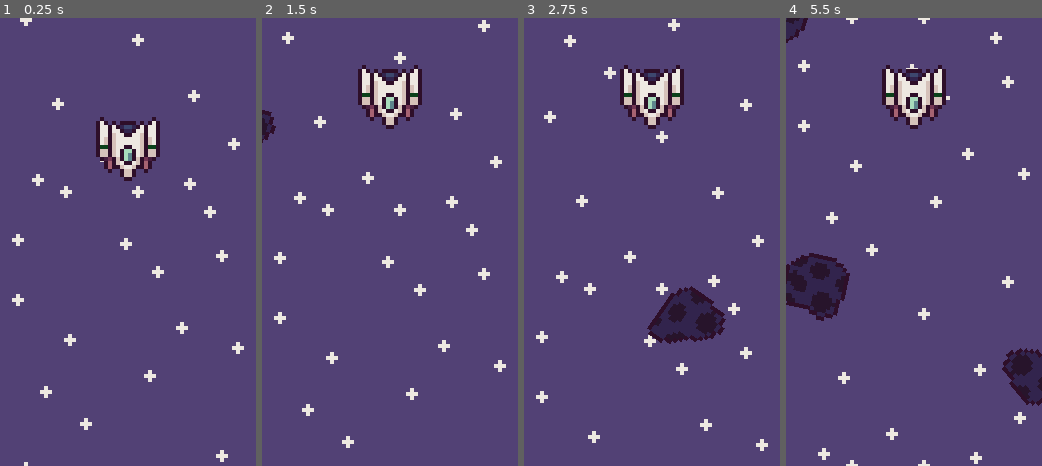
Above: before the commit, frames 1-4 (left to right).
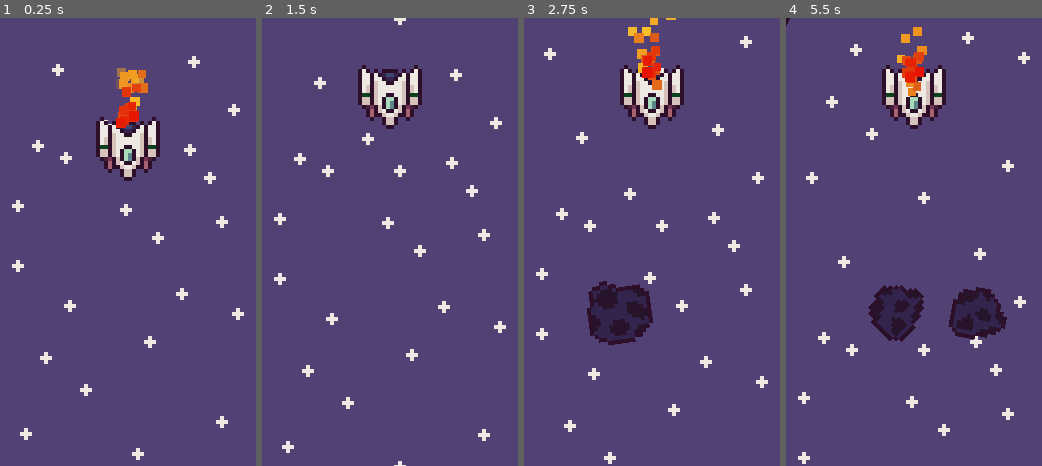
Above: after the commit, the same moments.

Repository: shadow-crafter/ROCKET-BOUNCE
Game: Godot game, scene res://scenes/game/game_scene.tscn
Two runs of this game, one before a commit and one after it. Both use one fixed random seed, a clock stepped at 60 frames per second and the inputs below.
Inputs:
- Up to frame 1 (0.25 s): no input
- Up to frame 2 (1.5 s): tap Space (THEBUTTON) at 0.6, 1.35 s
- Up to frame 3 (2.75 s): tap Space (THEBUTTON) at 2.1 s
- Up to frame 4 (5.5 s): tap Space (THEBUTTON) every 0.75 s from 2.85 to 5.1 s

The runs differ from the first frame. In frame 1, 4.1% of the frame differs, in the area x 4-96%, y 0-100%; in frame 2, 3.5%; in frame 3, 9.4%; in frame 4, 12%, in the area x 0-100%, y 0-100%.

Commit message:
added fire particles and asteroid scale variation

Diff:
--- a/scenes/Obstacles/asteroid.gd
+++ b/scenes/Obstacles/asteroid.gd
@@ -12,7 +12,9 @@
 @onready var sprite: Sprite2D = $Sprite
 
 func _ready() -> void:
+	scale *= randf_range(0.5, 1.5)
 	sprite.frame = randi_range(0, 3)
+
 	rotation_speed = deg_to_rad(randf_range(rotation_speed_min, rotation_speed_max))
 
 	linear_velocity = Vector2(randf_range(min_speed, max_speed), 0).rotated(rotation)
--- a/scenes/game/parallax.tscn
+++ b/scenes/game/parallax.tscn
@@ -8,7 +8,7 @@
 scroll_base_offset = Vector2(0, 25)
 
 [node name="Stars" type="ParallaxLayer" parent="ParallaxBackground"]
-motion_scale = Vector2(1, 0.5)
+motion_scale = Vector2(1, 0.35)
 motion_mirroring = Vector2(0, 112)
 
 [node name="Sprite" type="Sprite2D" parent="ParallaxBackground/Stars"]
--- a/scenes/player/char.tscn
+++ b/scenes/player/char.tscn
@@ -1,7 +1,29 @@
-[gd_scene load_steps=4 format=3 uid="uid://byd88fx4du7e4"]
+[gd_scene load_steps=7 format=3 uid="uid://byd88fx4du7e4"]
 
 [ext_resource type="Script" path="res://scenes/player/player.gd" id="1_058q6"]
 [ext_resource type="Texture2D" uid="uid://dmpvi2uo33pb0" path="res://assets/sprites/spaceship.png" id="2_qh1bu"]
+
+[sub_resource type="Gradient" id="Gradient_lud4c"]
+offsets = PackedFloat32Array(0.00740741, 0.592593, 0.859259, 1)
+colors = PackedColorArray(0.910513, 0.0742933, 5.77569e-07, 1, 0.872338, 0.369464, 0.0965645, 1, 1, 0.771961, 0.157303, 1, 0.8511, 0.459542, 0.119383, 0)
+
+[sub_resource type="GradientTexture1D" id="GradientTexture1D_iuba6"]
+gradient = SubResource("Gradient_lud4c")
+
+[sub_resource type="ParticleProcessMaterial" id="ParticleProcessMaterial_7tjja"]
+lifetime_randomness = 0.35
+emission_shape = 3
+emission_box_extents = Vector3(2, 1, 0)
+particle_flag_disable_z = true
+direction = Vector3(0, -1, 0)
+spread = 15.0
+gravity = Vector3(0, 0, 0)
+initial_velocity_max = 100.0
+orbit_velocity_min = 0.0
+orbit_velocity_max = 0.0
+scale_min = 2.0
+scale_max = 2.5
+color_ramp = SubResource("GradientTexture1D_iuba6")
 
 [sub_resource type="RectangleShape2D" id="RectangleShape2D_dygid"]
 size = Vector2(16, 16)
@@ -17,7 +39,15 @@
 [node name="Sprite" type="Sprite2D" parent="."]
 texture = ExtResource("2_qh1bu")
 
+[node name="FireParticle" type="GPUParticles2D" parent="."]
+position = Vector2(0, -6)
+amount = 32
+process_material = SubResource("ParticleProcessMaterial_7tjja")
+lifetime = 0.25
+randomness = 0.25
+
 [node name="Collider" type="CollisionShape2D" parent="."]
+visible = false
 shape = SubResource("RectangleShape2D_dygid")
 debug_color = Color(0, 0.639216, 0.356863, 0.419608)
 
--- a/scenes/player/player.gd
+++ b/scenes/player/player.gd
@@ -6,6 +6,7 @@
 @export var TERMINAL_VEL: float = 150.0
 
 @onready var sprite: Sprite2D = $Sprite
+@onready var fire_emitter: GPUParticles2D = $FireParticle
 
 func _physics_process(delta: float) -> void:
 	move_player(delta)
@@ -20,3 +21,7 @@
 func player_jump() -> void:
 	if Input.is_action_just_pressed("THEBUTTON"):
 		velocity.y = -bounce_speed
+
+		fire_emitter.emitting = false
+		await get_tree().create_timer(1).timeout
+		fire_emitter.emitting = true
